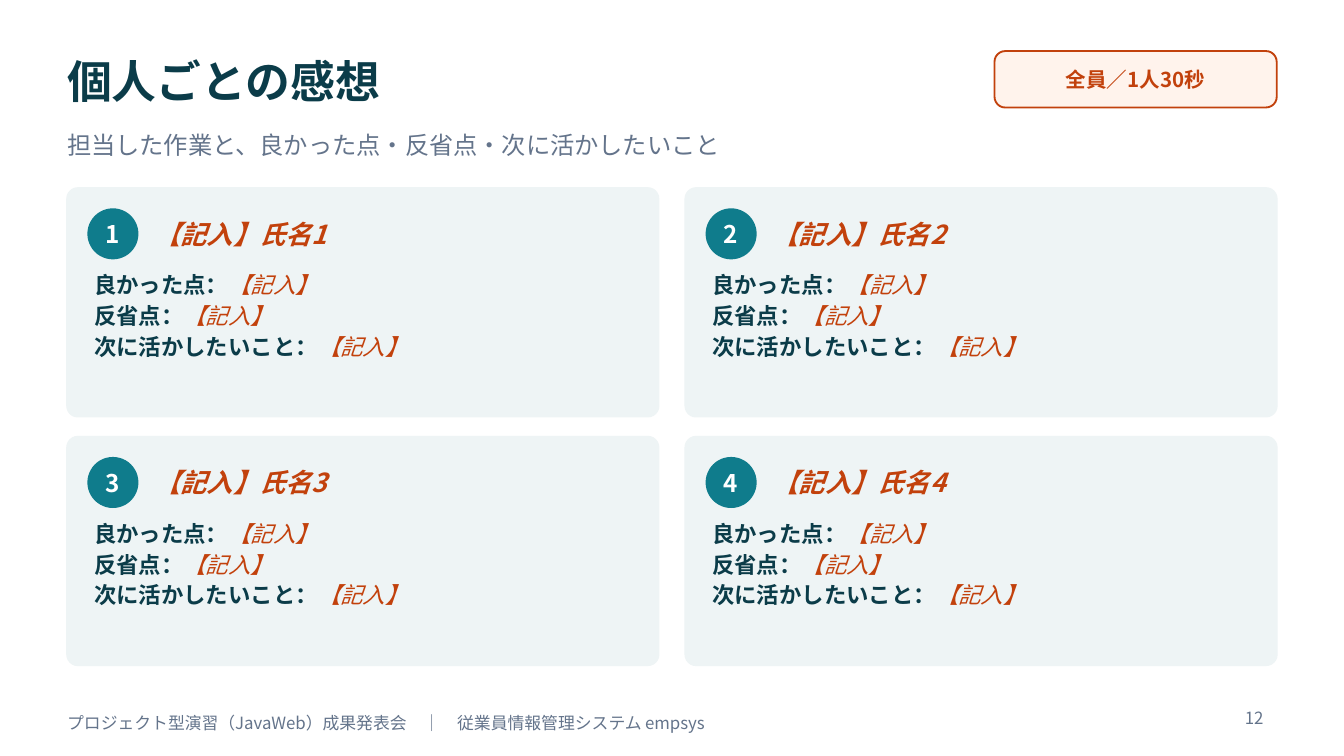
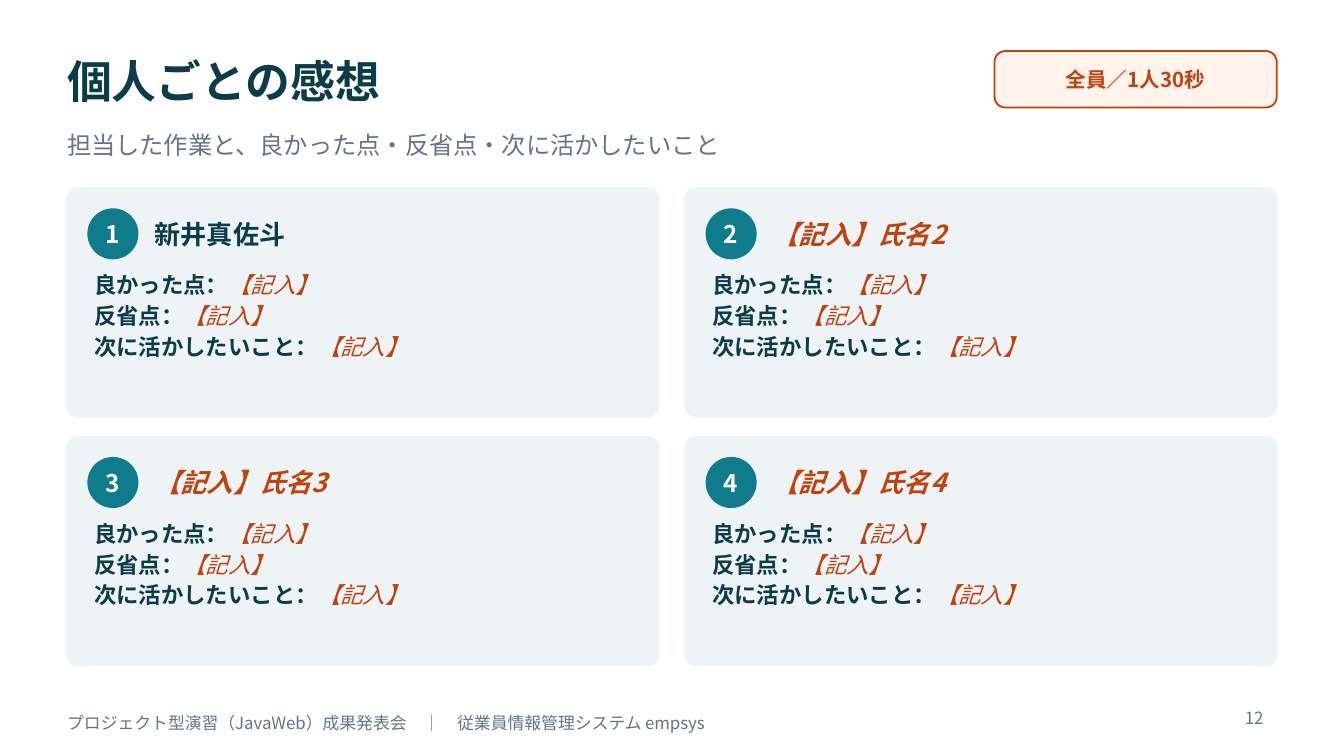
Before and after one commit to amasato1221/web_-application, a slide deck: slide 12 of 成果発表会資料_テンプレート.pptx. Drawn at 1344x756 pixels with LibreOffice and Linux fonts; fonts in the diff are those of the drawing. Boxes give left, top, right and bottom in pixels: in the first picture for what was removed or moved away, otherwise in the second. Text is boxed around its words. In the diff, an @@ line names an element or a change of style, - is before the commit and + after.

```diff
--- a/成果発表会資料_テンプレート.pptx
+++ b/成果発表会資料_テンプレート.pptx
@@ text at (x1=155, y1=221, x2=286, y2=247): text changed; text colour #C2410C to #0B3C49; italic off @@
-【記入】氏名1
+新井真佐斗
```
Also in this commit, not shown: 3 other slides changed.
